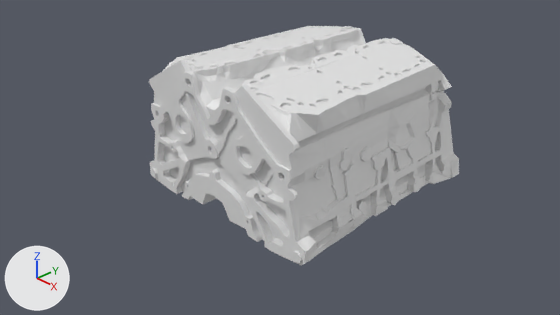
Two versions of the Blender file blend-files/blok-silnika.blend, one commit apart.
Rendered twice from the file's camera 'Camera'. The lights are fixed; the arrows at lower left show +X, +Y and +Z.

In view in the first picture: 'Blok.001'.
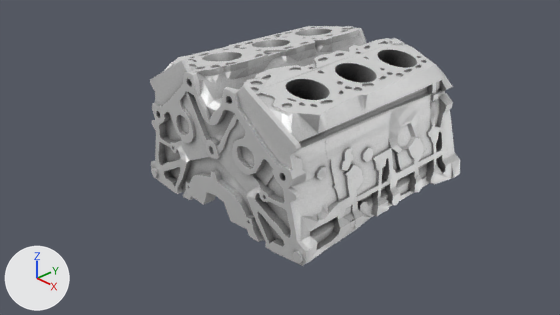
Boxes [x1, y1, x2, y2] around the edits, measured in the pictures (560 x 315 px; the box of a moved part takes in the faces that stretch with it):
'Blok.001', reshaped, moved, modifiers changed
    before: [149, 26, 459, 266]
    after: [150, 26, 460, 266]
part 1 of me_cube_002, built on
    before: [189, 177, 239, 221]
    after: [190, 177, 240, 221]
part 2 of me_cube_002, moved or reshaped
    before: [284, 26, 435, 115]
    after: [284, 59, 436, 115]
part 3 of me_cube_002, recoloured (white to grey)
    before: [149, 26, 459, 266]
    after: [150, 26, 460, 266]

What changed in the scene script:
```text
Add mat_material:
    mat_material = bpy.data.materials.new('Material')
    mat_material.use_nodes = True; mat_material.node_tree.nodes.clear()
    _N = mat_material.node_tree.nodes; _L = mat_material.node_tree.links
    n0 = _N.new('ShaderNodeBsdfPrincipled'); n0.name = 'Principled BSDF'
    n0.inputs[1].default_value = 1.0  # 'Metallic'
    n0.inputs[2].default_value = 0.6  # 'Roughness'
    n1 = _N.new('ShaderNodeOutputMaterial'); n1.name = 'Material Output'
    n2 = _N.new('ShaderNodeAmbientOcclusion'); n2.name = 'Ambient Occlusion'
    _L.new(n0.outputs[0], n1.inputs[0])  # 'BSDF' to 'Surface'
    _L.new(n2.outputs[0], n0.inputs[0])  # 'Color' to 'Base Color'
Change me_cube_002:
    used by ob_blok_001; location = (-0.002, -0.001, 0.0); rotation_euler = (0.0, 0.0, 0.0227), in degrees (0, 0, 1.3); scale = (0.137, -0.137, 0.137)
    remove me_cube_002.from_pydata(...)  # 4707 vertices, 3315 faces, 32 loose edges; spans x -1.46..1.41, y -1.49..1.57, z -0.65..1.21
    add me_cube_002.from_pydata(...)  # 5109 vertices, 3590 faces, 6 loose edges; spans x -1.46..1.41, y -1.49..1.57, z -0.65..1.21
    me_cube_002 part 1: 7 vertices moved from x -0.19..0.17, y -1.21..1.53, z -0.35..-0.28 to x -0.19..0.17, y -1.26..1.53, z -0.33..-0.28; 12 vertices removed from x -0.55..0.58, y -1.29..1.47, z -0.54..-0.35; 416 vertices added at x -1.25..1.36, y -1.46..1.47, z -0.56..-0.19
    me_cube_002 part 2: 4 vertices moved from x 1.0..1.02, y -0.87..0.92, z 0.97..1.0 to x 1.02..1.03, y -0.87..0.92, z 0.96..0.99; 42 vertices removed from x -0.34..1.05, y -1.18..0.92, z 0.94..1.08; 40 vertices added at x 1.0..1.09, y -0.86..0.92, z 0.94..1.0
    me_cube_002 part 3: 3242 faces spanning x -1.46..1.41, y -1.49..1.57, z -0.65..1.21 switch from no material to mat_material
Change ob_blok_001:
    ob_blok_001.location: (-0.002, -0.001, 0.0) -> (0.0, 0.0, 0.0)
    add _m = ob_blok_001.modifiers.new('boolean_Cylinder.002', 'BOOLEAN')
    add _m.object = ob_cylinder_001
    add _m.solver = 'FLOAT'
    add _m = ob_blok_001.modifiers.new('boolean_Cylinder.003', 'BOOLEAN')
    add _m.object = ob_cylinder_002
    add _m.solver = 'FLOAT'
Add ob_cylinder_002:
    ob_cylinder_002 = bpy.data.objects.new('Cylinder.002', me_cylinder_004)  # 192 vertices, 102 faces; spans x -0.03..0.03, y -0.13..0.13, z -1.0..1.0
    ob_cylinder_002.parent = ob_blok_001
    ob_cylinder_002.location = (-0.0529, -0.000405, 0.068)
    ob_cylinder_002.rotation_euler = (0.0, -0.524, 0.0)  # degrees (0, -30, 0)
    ob_cylinder_002.scale = (1.07, 1.07, 0.133)
Add ob_cylinder_001:
    ob_cylinder_001 = bpy.data.objects.new('Cylinder.001', me_cylinder_004.copy())
    ob_cylinder_001.parent = ob_blok_001
    ob_cylinder_001.location = (0.0577, -0.000292, 0.0648)
    ob_cylinder_001.rotation_euler = (0.0, 0.524, 0.0)  # degrees (0, 30, 0)
    ob_cylinder_001.scale = (1.06, 1.06, 0.113)
```
